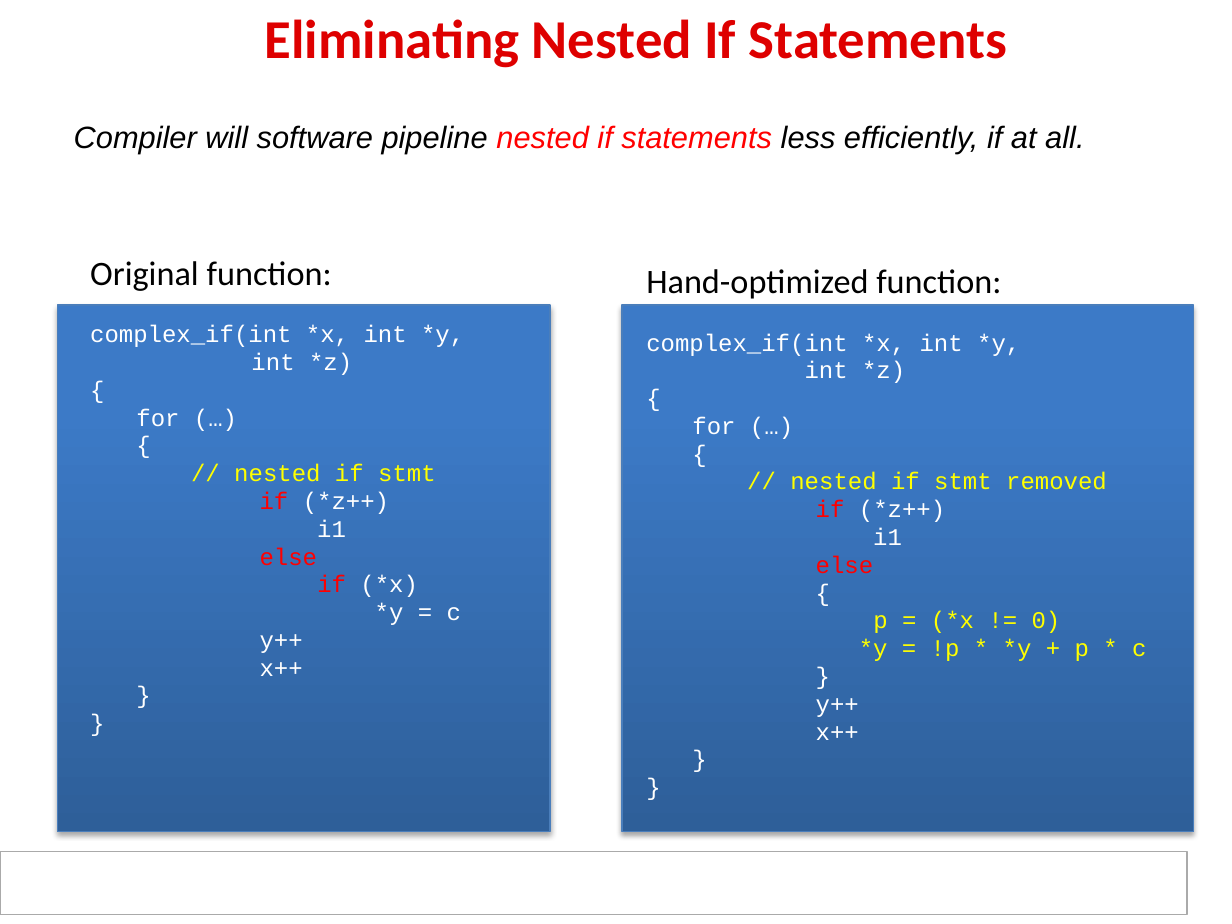
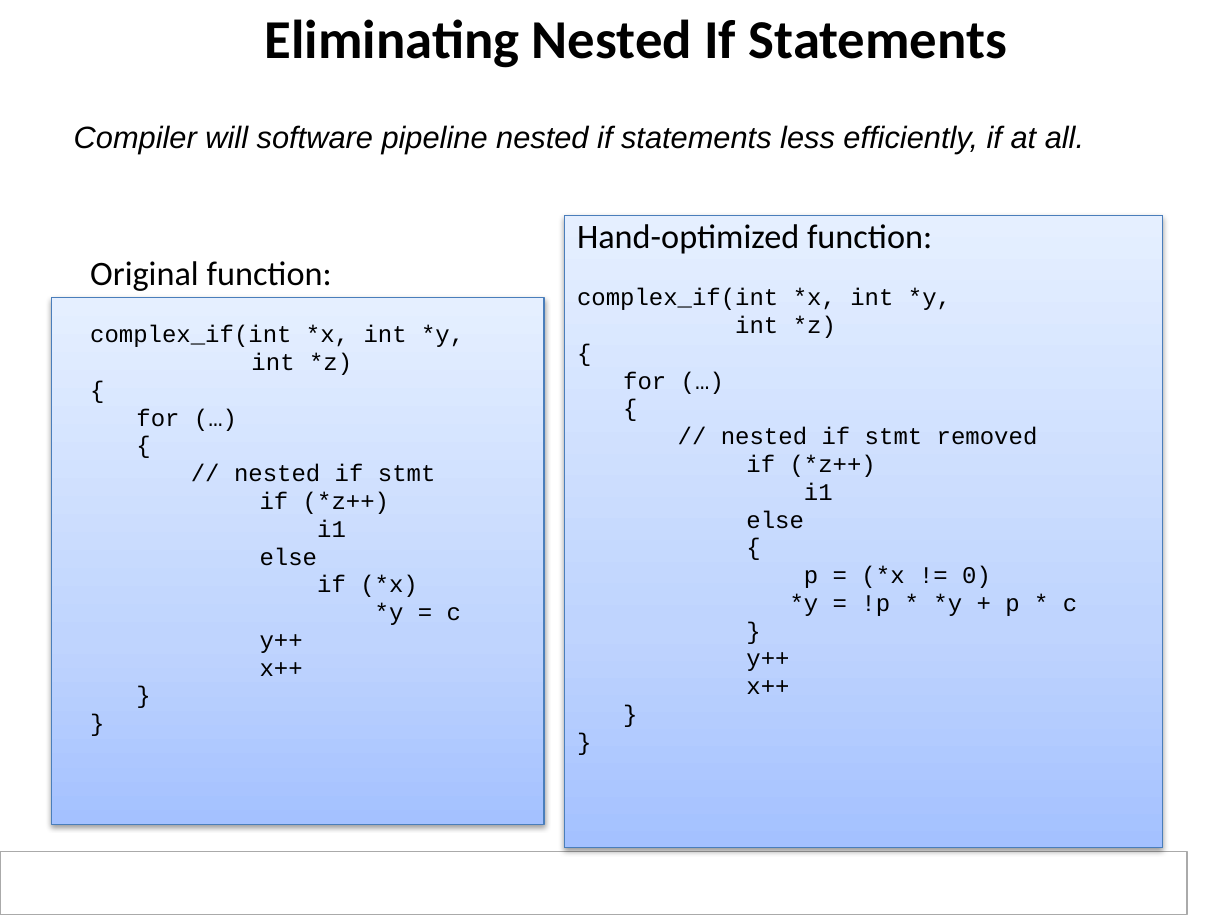
Before and after one commit to hari1989/keystone-workshop, a slide deck: slide 63 of slides/KeyStone Optimization.pptx (slide 61 before the commit). Drawn at 1232x924 pixels with LibreOffice and Linux fonts; fonts in the diff are those of the drawing; background and template pictures are left out. Boxes give left, top, right and bottom in pixels: in the first picture for what was removed or moved away, otherwise in the second. Text is boxed around its words. In the diff, an @@ line names an element or a change of style, - is before the commit and + after.

```diff
--- a/slides/KeyStone Optimization.pptx
+++ b/slides/KeyStone Optimization.pptx
@@ title "Eliminating Nested If Statements" at <box>265,19,1008,68</box>: text colour #DE0000 to #000000 @@
@@ text "Compiler will software pipeline nested ..." at <box>74,125,1084,154</box>: text colour #FF0000 to #000000 in "nested if statements" @@
@@ text "Hand-optimized function:": place and size @@
-text "Hand-optimized function:" at <box>646,269,1146,740</box>
+text "Hand-optimized function:" at <box>577,224,1077,694</box>
@@ rectangle: place and size @@
-rectangle at <box>58,306,551,832</box>
+rectangle at <box>52,298,545,824</box>
@@ rectangle at <box>52,298,545,824</box>: fill gradient #2F5F99 to #3D7CC7 to #3A7CCB to gradient #A4C4FF to #BFD4FF to #E6EEFF; shadow changed @@
@@ text at <box>577,288,1077,694</box>: text colour #FFFFFF to #000000 in "complex_if(int *x, int *y,", "int *z)", "{", "for (…)" and 9 more places; text colour #FFFF00 to #000000 in "// nested if stmt removed", "p = (*x != 0)", "*y = !p * *y + p ..."; text colour #FF0000 to #000000 in "if", "else" @@
@@ text at <box>90,325,464,676</box>: text colour #FFFFFF to #000000 in "complex_if(int *x, int *y,", "int *z)", "{", "for (…)" and 9 more places; text colour #FFFF00 to #000000 in "// nested if stmt"; text colour #FF0000 to #000000 in "if", "else", "if" @@
@@ rectangle removed at <box>622,306,1194,832</box> @@
```
Also in this commit, not shown: 20 other slides changed, 12 slides added, 6 slides removed, 2 other files.
